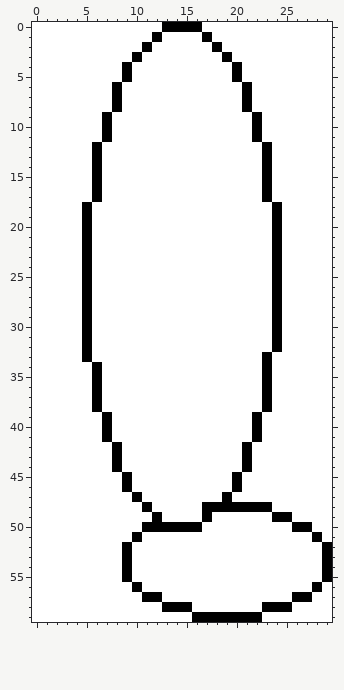
Pixel-art sprite: res/png/leg.png. Above: the version before the commit.
The file is 30x60 pixels.
And afterwards:
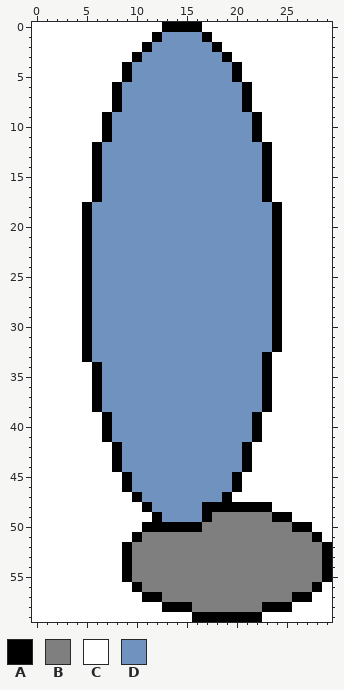
Palette (. is transparent): A #000000  B #7f7f7f  C #ffffff  D #7092be
The edit:
Changed rows in their new state; - is an unchanged pixel.
first column x 6:
 1 -------DDDD------------
 2 ------DDDDDD-----------
 3 -----DDDDDDDD----------
 4 ----DDDDDDDDDD---------
 5 ----DDDDDDDDDD---------
 6 ---DDDDDDDDDDDD--------
 7 ---DDDDDDDDDDDD--------
 8 ---DDDDDDDDDDDD--------
 9 --DDDDDDDDDDDDDD-------
10 --DDDDDDDDDDDDDD-------
11 --DDDDDDDDDDDDDD-------
12 -DDDDDDDDDDDDDDDD------
13 -DDDDDDDDDDDDDDDD------
14 -DDDDDDDDDDDDDDDD------
15 -DDDDDDDDDDDDDDDD------
16 -DDDDDDDDDDDDDDDD------
17 -DDDDDDDDDDDDDDDD------
18 DDDDDDDDDDDDDDDDDD-----
19 DDDDDDDDDDDDDDDDDD-----
20 DDDDDDDDDDDDDDDDDD-----
21 DDDDDDDDDDDDDDDDDD-----
22 DDDDDDDDDDDDDDDDDD-----
23 DDDDDDDDDDDDDDDDDD-----
24 DDDDDDDDDDDDDDDDDD-----
25 DDDDDDDDDDDDDDDDDD-----
26 DDDDDDDDDDDDDDDDDD-----
27 DDDDDDDDDDDDDDDDDD-----
28 DDDDDDDDDDDDDDDDDD-----
29 DDDDDDDDDDDDDDDDDD-----
30 DDDDDDDDDDDDDDDDDD-----
31 DDDDDDDDDDDDDDDDDD-----
32 DDDDDDDDDDDDDDDDDD-----
33 DDDDDDDDDDDDDDDDD------
34 -DDDDDDDDDDDDDDDD------
35 -DDDDDDDDDDDDDDDD------
36 -DDDDDDDDDDDDDDDD------
37 -DDDDDDDDDDDDDDDD------
38 -DDDDDDDDDDDDDDDD------
39 --DDDDDDDDDDDDDD-------
40 --DDDDDDDDDDDDDD-------
41 --DDDDDDDDDDDDDD-------
42 ---DDDDDDDDDDDD--------
43 ---DDDDDDDDDDDD--------
44 ---DDDDDDDDDDDD--------
45 ----DDDDDDDDDD---------
46 ----DDDDDDDDDD---------
47 -----DDDDDDDD----------
48 ------DDDDD------------
49 -------DDDD-BBBBBB-----
50 -----------BBBBBBBBB---
51 -----BBBBBBBBBBBBBBBBB-
52 ----BBBBBBBBBBBBBBBBBBB
53 ----BBBBBBBBBBBBBBBBBBB
54 ----BBBBBBBBBBBBBBBBBBB
55 ----BBBBBBBBBBBBBBBBBBB
56 -----BBBBBBBBBBBBBBBBB-
57 -------BBBBBBBBBBBBB---
58 ----------BBBBBBB------
